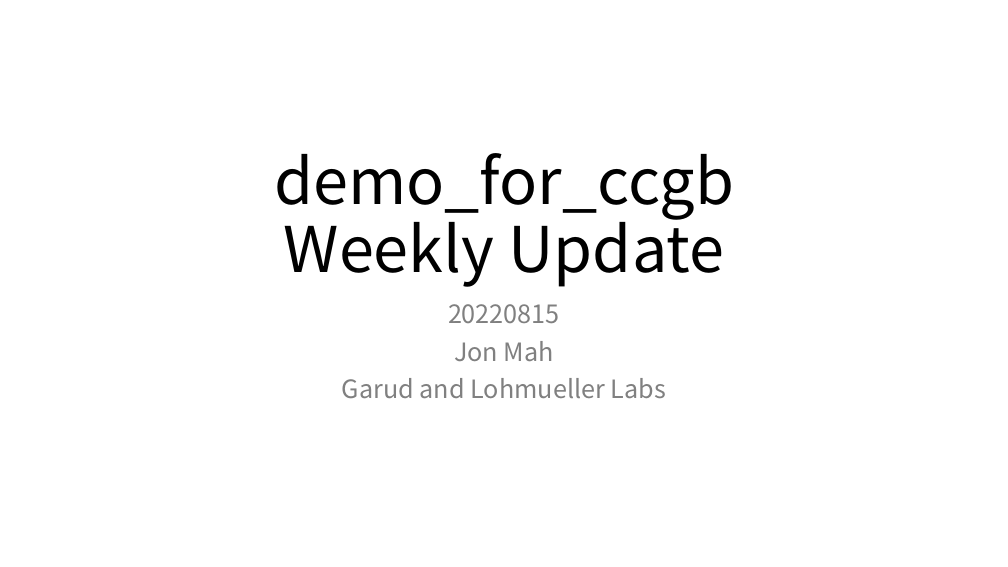
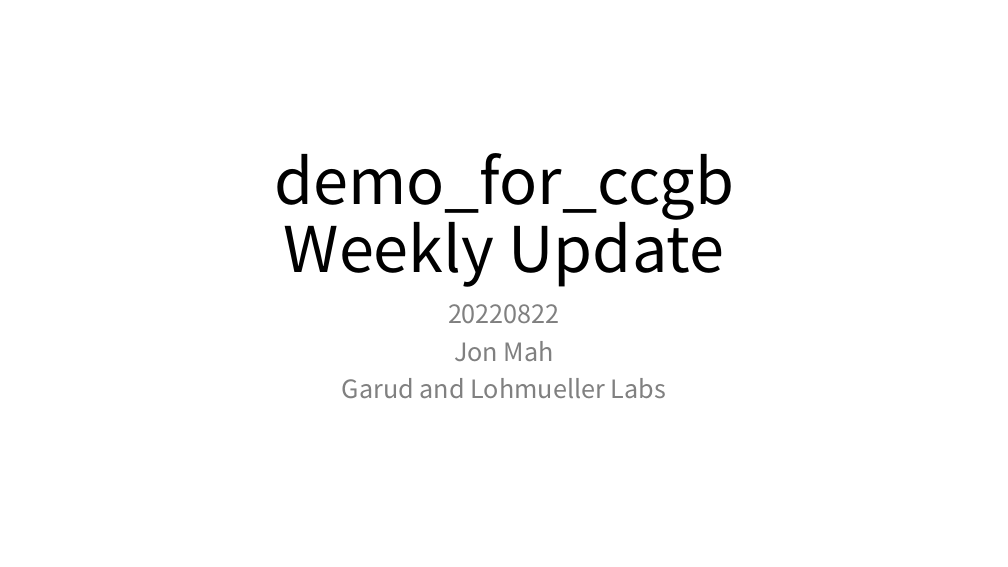
Before and after one commit to jon-mah/demo_for_ccgb, a slide deck: slide 1 of Summary/20220822_microbiome_demographic_slides.pptx. Drawn at 1008x567 pixels with LibreOffice and Linux fonts; fonts in the diff are those of the drawing. Boxes give left, top, right and bottom in pixels: in the first picture for what was removed or moved away, otherwise in the second. Text is boxed around its words. In the diff, an @@ line names an element or a change of style, - is before the commit and + after.

```diff
--- a/Summary/20220822_microbiome_demographic_slides.pptx
+++ b/Summary/20220822_microbiome_demographic_slides.pptx
@@ subtitle at (448, 304, 560, 323): text changed @@
-20220815
+20220822
```
Also in this commit, not shown: 4 other slides changed, 2 slides added, 7 slides removed, 4 other files.
